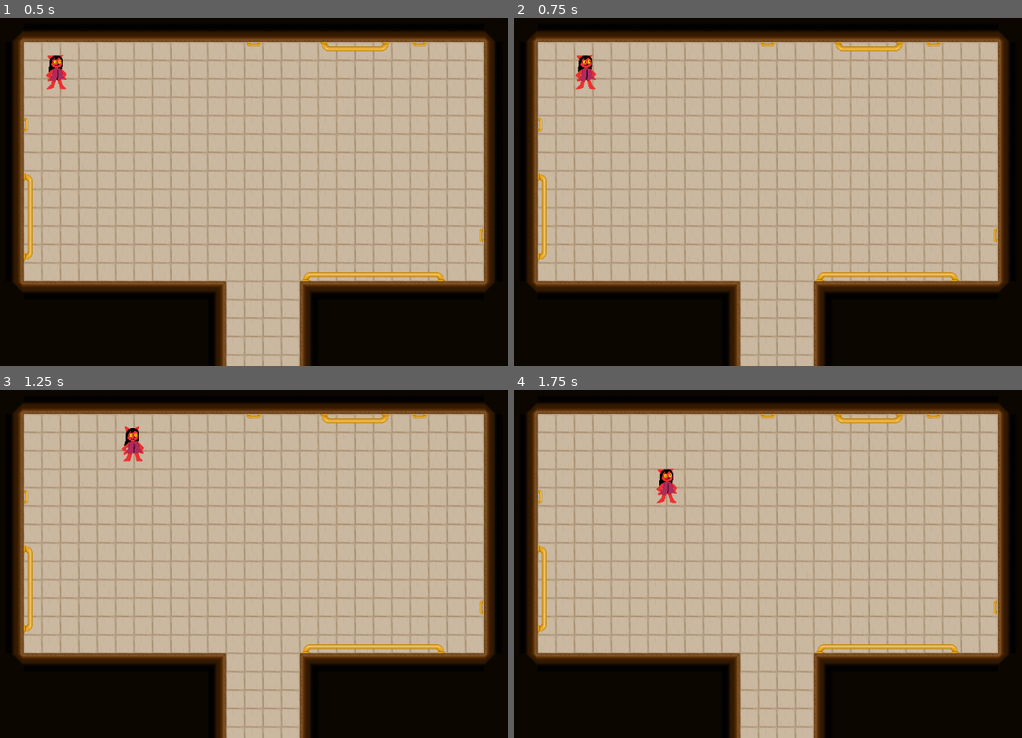
Above: before the commit, frames 1-4 (two rows, left to right).
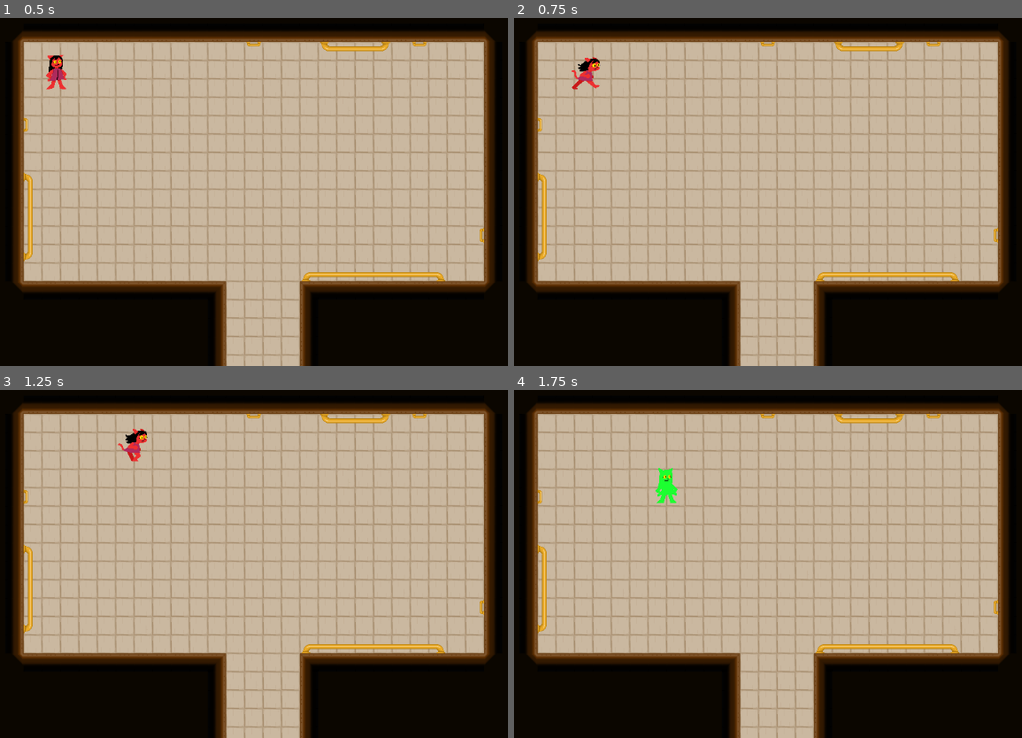
Above: after the commit, the same moments.

Repository: LUMIZ0NE/Steam-Garden
Game: Godot game, scene res://Scenes/world1.tscn
Same seed, same stepped clock (60 frames per second), same inputs: the game is played once before the commit and once after it.
Inputs:
- Up to frame 1 (0.5 s): no input
- Up to frame 2 (0.75 s): hold D (move_right) from 0.53 s (still down)
- Up to frame 3 (1.25 s): keep holding D (move_right)
- Up to frame 4 (1.75 s): release D (move_right) at 1.28 s; hold S (move_down) from 1.28 s (still down)

Frame 1 is identical in both runs. In frame 2, 0.3% of the frame differs, in the area x 11-18%, y 10-21%; in frame 3, 0.3%; in frame 4, 0.3%.

Commit message:
implemented side facing run
necessary for player attacks

Diff:
--- a/Scenes/goblin.tscn
+++ b/Scenes/goblin.tscn
@@ -56,7 +56,8 @@
 sprite_frames = SubResource("SpriteFrames_4arau")
 animation = &"attack"
 autoplay = "default"
-frame_progress = 0.0246111
+frame = 3
+frame_progress = 0.460636
 
 [node name="GoblinHitbox" type="Area2D" parent="."]
 
--- a/Scenes/player.gd
+++ b/Scenes/player.gd
@@ -4,7 +4,7 @@
 @export var friction = 10
 @onready var player_sprite = $PlayerSprite
 var direction = Vector2.ZERO
-
+var current_direction = "none"
 var enemy_inrange = false
 var enemy_atk_cooldown = true
 var health = 100
@@ -31,9 +31,21 @@
 	else:
 		velocity = velocity.move_toward(Vector2.ZERO, friction)
 	if velocity.x > 0:
-		player_sprite.flip_h = false
+		current_direction = "Left"
+		play_anim(1)
 	elif velocity.x < 0:
-		player_sprite.flip_h = true
+		current_direction = "Right"
+		play_anim(1)
+	else:
+		play_anim(0)
+	if velocity.y > 0:
+		current_direction = "Down"
+		play_anim(1)
+	elif velocity.y < 0:
+		current_direction = "Up"
+		play_anim(1)
+
+
 	move_and_slide()
 
 func _on_player_hitbox_body_entered(body):
@@ -55,3 +67,22 @@
 
 func _on_atk_cooldown_timeout():
 	enemy_atk_cooldown = true
+
+func play_anim(moving):
+	var dir = current_direction
+	var anim = $PlayerSprite
+	if moving == 1:
+		if dir == "Right":
+			player_sprite.flip_h = true
+			anim.play("siderun")
+		elif dir == "Left":
+			player_sprite.flip_h = false
+			anim.play("siderun")
+		if dir == "Up":
+			player_sprite.flip_h = false
+			anim.play("green")
+		elif dir == "Down":
+			player_sprite.flip_h = false
+			anim.play("green")
+	elif moving == 0:
+		anim.play("idle")
--- a/Scenes/player1.tscn
+++ b/Scenes/player1.tscn
@@ -1,8 +1,13 @@
-[gd_scene load_steps=7 format=3 uid="uid://byti302hgjrbr"]
+[gd_scene load_steps=12 format=3 uid="uid://byti302hgjrbr"]
 
 [ext_resource type="Script" path="res://Scenes/player.gd" id="1_j3vj2"]
 [ext_resource type="Texture2D" uid="uid://b22sfj25nm7hu" path="res://Sprites/pIdle1.png" id="2_7uoa6"]
+[ext_resource type="Texture2D" uid="uid://hq48q5v875vk" path="res://Sprites/greenidle.png" id="2_qwfgg"]
 [ext_resource type="Texture2D" uid="uid://bc5ljw8ipx1gk" path="res://Sprites/pIdle2.png" id="3_b8b4x"]
+[ext_resource type="Texture2D" uid="uid://c80i3kmq7rl4d" path="res://Sprites/pRun1.png" id="4_t7v4d"]
+[ext_resource type="Texture2D" uid="uid://4dbq7wjup6rh" path="res://Sprites/pRun2.png" id="5_tlm3c"]
+[ext_resource type="Texture2D" uid="uid://bdkemky7bf3tk" path="res://Sprites/pRun3.png" id="6_q3bxx"]
+[ext_resource type="Texture2D" uid="uid://dnch4wye5pjaf" path="res://Sprites/pRun4.png" id="7_p2jyr"]
 
 [sub_resource type="CapsuleShape2D" id="CapsuleShape2D_v6bvw"]
 radius = 16.0
@@ -10,6 +15,14 @@
 
 [sub_resource type="SpriteFrames" id="SpriteFrames_fhjkj"]
 animations = [{
+"frames": [{
+"duration": 1.0,
+"texture": ExtResource("2_qwfgg")
+}],
+"loop": true,
+"name": &"green",
+"speed": 5.0
+}, {
 "frames": [{
 "duration": 1.0,
 "texture": ExtResource("2_7uoa6")
@@ -20,6 +33,23 @@
 "loop": true,
 "name": &"idle",
 "speed": 2.0
+}, {
+"frames": [{
+"duration": 1.0,
+"texture": ExtResource("4_t7v4d")
+}, {
+"duration": 1.0,
+"texture": ExtResource("5_tlm3c")
+}, {
+"duration": 1.0,
+"texture": ExtResource("6_q3bxx")
+}, {
+"duration": 1.0,
+"texture": ExtResource("7_p2jyr")
+}],
+"loop": true,
+"name": &"siderun",
+"speed": 10.0
 }]
 
 [sub_resource type="RectangleShape2D" id="RectangleShape2D_13tvh"]
@@ -33,9 +63,8 @@
 
 [node name="PlayerSprite" type="AnimatedSprite2D" parent="."]
 sprite_frames = SubResource("SpriteFrames_fhjkj")
-animation = &"idle"
+animation = &"siderun"
 autoplay = "idle"
-frame_progress = 0.473381
 
 [node name="Attack" type="Node2D" parent="."]
 
--- a/Scenes/world1.tscn
+++ b/Scenes/world1.tscn
@@ -90,9 +90,9 @@
 tile_set = SubResource("TileSet_ohxck")
 format = 2
 layer_0/name = "floor"
-layer_0/tile_data = PackedInt32Array(262151, 65537, 0, 32768 …(6275 unchanged characters)…  0, 1376277, 65537, 0, 1441813, 65537, 0)
+layer_0/tile_data = PackedInt32Array(262151, 65537, 0, 32768 …(6275 unchanged characters)…  0, 1376277, 65537, 0, 1441813, 65537, 0, 1507346, 131073, 0, 1507347, 65537, 0, 1507348, 65537, 0, 1507349, 65537, 0)
 layer_1/name = "wall"
-layer_1/tile_data = PackedInt32Array(196614, 1, 0, 262150, 1 …(13483 unchanged characters)… 31073, 1, 1572886, 131073, 1, 1507345, 131073, 1, 1507350, 131073, 1, -131034, 131073, 1, -65498, 131073, 1, …(118882 unchanged characters)…
+layer_1/tile_data = PackedInt32Array(196614, 1, 0, 262150, 1 …(13483 unchanged characters)… 31073, 1, 1572886, 131073, 1, 1507345, 1, 1, 1507350, 1, 268435457, -131034, 131073, 1, -65498, 131073, 1, …(118882 unchanged characters)…
 
 [connection signal="body_entered" from="Room2Enter" to="." method="_on_room_2_enter_body_entered"]
 [connection signal="body_exited" from="Room2Enter" to="." method="_on_room_2_enter_body_exited"]
Binary file added: Sprites/greenidle.png
Not shown, added: Sprites/greenidle.png.import
Binary file added: Sprites/pRun1.png
Not shown, added: Sprites/pRun1.png.import
Binary file added: Sprites/pRun2.png
Not shown, added: Sprites/pRun2.png.import
Binary file added: Sprites/pRun3.png
Not shown, added: Sprites/pRun3.png.import
Binary file added: Sprites/pRun4.png
Not shown, added: Sprites/pRun4.png.import
